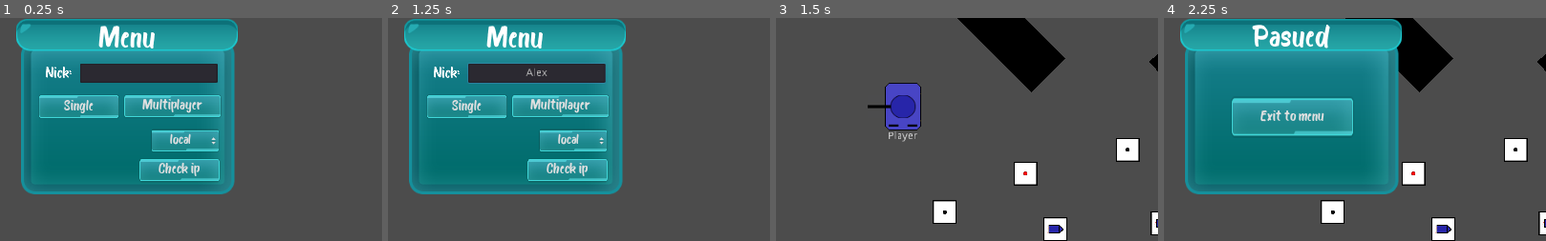
Above: before the commit, frames 1-4 (left to right).
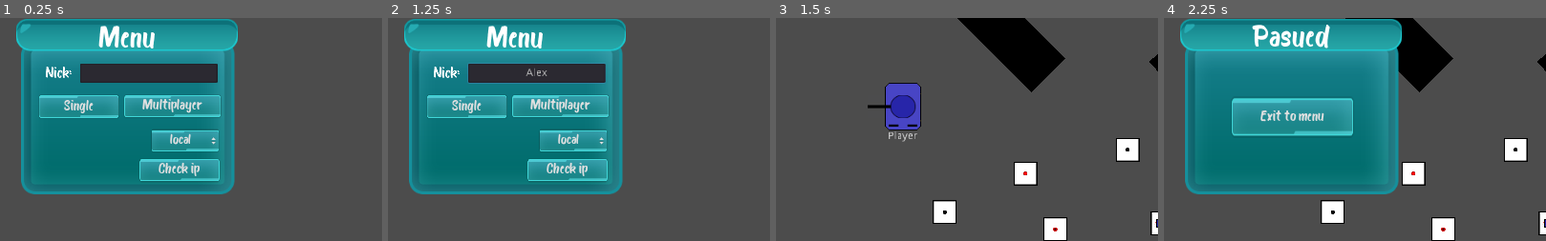
Above: after the commit, the same moments.

Repository: mm-102/godot_tanks
Game: Godot game, scene res://Main.tscn
The game is run twice, just before and just after one commit, with the same random seed, the same clock (stepped at 60 frames per second) and the same inputs.
Inputs (mouse positions are % of the whole screen's width and height, from its top left):
- Up to frame 1 (0.25 s): no input
- Up to frame 2 (1.25 s): click (53, 42) at 0.52 s; type "Alex" at 0.6 s
- Up to frame 3 (1.5 s): click "Single" at 1.25 s
- Up to frame 4 (2.25 s): click (98, 3) at 2 s
The pictures show only the part of the screen within x 33-83%, y 30-80%; the shares and areas given below are measured in that part.

Frames 1-2 are identical in both runs. In frame 3, 0.1% of the frame differs, in the area x 71-76%, y 92-97%; in frame 4, 0.1%.

Commit message:
Add Fireball + bugfix:  - queue_free VisibilityNotiyfier2D when creating corpse

Diff:
--- a/Global/Ammunition.gd
+++ b/Global/Ammunition.gd
@@ -1,7 +1,7 @@
 extends Reference
 class_name Ammunition
 
-enum TYPES{BULLET, ROCKET, FRAG_BOMB, LASER, LASER_BULLET}
+enum TYPES{BULLET, ROCKET, FRAG_BOMB, LASER, LASER_BULLET, FIREBALL}
 
 
 const _ammo_tscn = {
@@ -9,7 +9,8 @@
 	TYPES.ROCKET: preload("res://Player/Projectiles/Rocket.tscn"),
 	TYPES.FRAG_BOMB: preload("res://Player/Projectiles/FragBomb.tscn"),
 	TYPES.LASER: preload("res://Player/Projectiles/LaserBeam.tscn"),
-	TYPES.LASER_BULLET: preload("res://Player/Projectiles/LaserBullet.tscn")
+	TYPES.LASER_BULLET: preload("res://Player/Projectiles/LaserBullet.tscn"),
+	TYPES.FIREBALL: preload("res://Player/Projectiles/Fireball.tscn")
 }
 
 const _ammo_box_texture = {
@@ -17,7 +18,8 @@
 	TYPES.ROCKET: preload("res://textures/rocket.png"),
 	TYPES.FRAG_BOMB: preload("res://textures/bullet.png"),
 	TYPES.LASER: preload("res://textures/laser_box.png"),
-	TYPES.LASER_BULLET: preload("res://textures/laser_bullet_box.png")
+	TYPES.LASER_BULLET: preload("res://textures/laser_bullet_box.png"),
+	TYPES.FIREBALL: preload("res://textures/fireball_box.png")
 }
 
 
--- a/Multiplayer/Game/Game.gd
+++ b/Multiplayer/Game/Game.gd
@@ -47,7 +47,9 @@
 
 func player_destroyed(player_id, _position, _rotation, projectile_name):
 	if projectile_name != null:
-		get_node_or_null("/root/Main/Game/Projectiles/" + projectile_name).die()
+		var projectile = get_node_or_null("/root/Main/Game/Projectiles/" + projectile_name)
+		if projectile != null:
+			projectile.die()
 	get_node("Players/" + str(player_id)).die()
 	create_corpse(player_id, _position, _rotation)
 
@@ -71,6 +73,7 @@
 	static_body2d.get_node("%Turret").queue_free()
 	static_body2d.get_node("%RemoteTransform2D").queue_free()
 	static_body2d.get_node("%CanvasLayer").queue_free()
+	static_body2d.get_node("%VisibilityNotifier2D").queue_free()
 
 	var lifeTime = Timer.new()
 	lifeTime.wait_time = CORPSE_LIFE_TIME
--- /dev/null
+++ b/Player/Player_GUI/FireballCounter.tscn
@@ -0,0 +1,15 @@
+[gd_scene load_steps=3 format=2]
+
+[ext_resource path="res://Player/Player_GUI/AmmoCounter.tscn" type="PackedScene" id=1]
+[ext_resource path="res://textures/fireball_box.png" type="Texture" id=2]
+
+[node name="FireballCounter" instance=ExtResource( 1 )]
+
+[node name="Icon" parent="Background" index="1"]
+margin_left = 10.0
+margin_top = 9.0
+margin_right = 50.0
+margin_bottom = 49.0
+rect_scale = Vector2( 0.5, 0.5 )
+texture = ExtResource( 2 )
+expand = true
--- a/Player/Player_GUI/GUI.gd
+++ b/Player/Player_GUI/GUI.gd
@@ -10,7 +10,8 @@
 	Ammunition.TYPES.ROCKET : preload("res://Player/Player_GUI/RocketCounter.tscn"),
 	Ammunition.TYPES.FRAG_BOMB : preload("res://Player/Player_GUI/FragBombCounter.tscn"),
 	Ammunition.TYPES.LASER : preload("res://Player/Player_GUI/LaserCounter.tscn"),
-	Ammunition.TYPES.LASER_BULLET : preload("res://Player/Player_GUI/LaserBulletCounter.tscn")
+	Ammunition.TYPES.LASER_BULLET : preload("res://Player/Player_GUI/LaserBulletCounter.tscn"),
+	Ammunition.TYPES.FIREBALL : preload("res://Player/Player_GUI/FireballCounter.tscn")
 }
 
 onready var scores_node = $"Scoreboard/Scores"
--- /dev/null
+++ b/Player/Projectiles/Fireball.gd
@@ -0,0 +1,25 @@
+extends Projectile
+
+const explosion_particles_tsnc = preload("res://Player/Projectiles/FireballExplosionParticles.tscn")
+
+onready var is_multiplayer = get_node("/root/Main").is_multiplayer
+
+func die():
+	explode()
+
+
+func _on_Fireball_body_entered(_body):
+	# explode when fireball touch ANYTHING
+	explode()
+
+
+func explode():
+	var explosion_particles = explosion_particles_tsnc.instance()
+	explosion_particles.global_position = global_position
+	explosion_particles.one_shot = true
+	get_node("/root/Main/Game/Projectiles/").call_deferred("add_child", explosion_particles)
+
+	for body in $ExplosionArea.get_overlapping_bodies():
+		if body.is_in_group("Projectiles") or (body.is_in_group("Players") and !is_multiplayer):
+			body.die()
+	.die()
--- /dev/null
+++ b/Player/Projectiles/Fireball.tscn
@@ -0,0 +1,81 @@
+[gd_scene load_steps=11 format=2]
+
+[ext_resource path="res://textures/bullet.png" type="Texture" id=1]
+[ext_resource path="res://Player/Projectiles/Fireball.gd" type="Script" id=2]
+
+[sub_resource type="PhysicsMaterial" id=5]
+friction = 0.0
+bounce = 1.0
+
+[sub_resource type="CircleShape2D" id=1]
+
+[sub_resource type="Gradient" id=2]
+colors = PoolColorArray( 1, 0, 0, 1, 0.859863, 0.731666, 0.157866, 1 )
+
+[sub_resource type="GradientTexture" id=3]
+gradient = SubResource( 2 )
+
+[sub_resource type="Curve" id=6]
+max_value = 100.0
+_data = [ Vector2( 0, 1 ), 0.0, 0.0, 0, 0, Vector2( 1, 50.5682 ), 0.0, 0.0, 0, 0 ]
+
+[sub_resource type="CurveTexture" id=7]
+curve = SubResource( 6 )
+
+[sub_resource type="ParticlesMaterial" id=4]
+emission_shape = 1
+emission_sphere_radius = 8.0
+flag_disable_z = true
+spread = 180.0
+gravity = Vector3( 0, 0, 0 )
+initial_velocity = 30.0
+initial_velocity_random = 0.5
+angular_velocity = 90.0
+angular_velocity_random = 0.3
+orbit_velocity = 0.0
+orbit_velocity_random = 0.0
+damping_curve = SubResource( 7 )
+scale = 5.0
+color_ramp = SubResource( 3 )
+
+[sub_resource type="CircleShape2D" id=8]
+radius = 200.0
+
+[node name="Fireball" type="RigidBody2D"]
+collision_mask = 5
+physics_material_override = SubResource( 5 )
+gravity_scale = 0.0
+contacts_reported = 1
+contact_monitor = true
+linear_damp = 0.0
+script = ExtResource( 2 )
+
+[node name="CollisionShape2D" type="CollisionShape2D" parent="."]
+shape = SubResource( 1 )
+
+[node name="LifeTime" type="Timer" parent="."]
+wait_time = 10.0
+one_shot = true
+autostart = true
+
+[node name="Particles2D" type="Particles2D" parent="."]
+amount = 40
+lifetime = 0.5
+local_coords = false
+process_material = SubResource( 4 )
+
+[node name="Sprite" type="Sprite" parent="."]
+scale = Vector2( 0.5, 0.5 )
+texture = ExtResource( 1 )
+
+[node name="ExplosionArea" type="Area2D" parent="."]
+collision_layer = 0
+collision_mask = 3
+monitorable = false
+gravity = 0.0
+
+[node name="CollisionShape2D" type="CollisionShape2D" parent="ExplosionArea"]
+shape = SubResource( 8 )
+
+[connection signal="body_entered" from="." to="." method="_on_Fireball_body_entered"]
+[connection signal="timeout" from="LifeTime" to="." method="_on_LifeTime_timeout"]
--- /dev/null
+++ b/Player/Projectiles/FireballExplosionParticles.tscn
@@ -0,0 +1,37 @@
+[gd_scene load_steps=6 format=2]
+
+[sub_resource type="Gradient" id=1]
+colors = PoolColorArray( 1, 0, 0, 1, 1, 0.46875, 0, 1 )
+
+[sub_resource type="GradientTexture" id=2]
+gradient = SubResource( 1 )
+
+[sub_resource type="Curve" id=3]
+max_value = 100.0
+_data = [ Vector2( 0, 1 ), 0.0, 0.0, 0, 0, Vector2( 1, 55.6818 ), 0.0, 0.0, 0, 0 ]
+
+[sub_resource type="CurveTexture" id=4]
+curve = SubResource( 3 )
+
+[sub_resource type="ParticlesMaterial" id=5]
+emission_shape = 1
+emission_sphere_radius = 8.0
+flag_disable_z = true
+spread = 180.0
+gravity = Vector3( 0, 0, 0 )
+initial_velocity = 300.0
+angular_velocity = 90.0
+angular_velocity_random = 0.3
+orbit_velocity = 0.0
+orbit_velocity_random = 0.0
+damping_curve = SubResource( 4 )
+scale = 5.0
+color_ramp = SubResource( 2 )
+
+[node name="FireballExplosionParticles" type="Particles2D"]
+amount = 300
+lifetime = 0.7
+explosiveness = 0.6
+visibility_rect = Rect2( -200, -200, 400, 400 )
+local_coords = false
+process_material = SubResource( 5 )
--- a/Player/Tank/TankTemplate.tscn
+++ b/Player/Tank/TankTemplate.tscn
@@ -106,7 +106,8 @@
 align = 1
 
 [node name="VisibilityNotifier2D" type="VisibilityNotifier2D" parent="."]
-rect = Rect2( -5, -5, 10, 10 )
+unique_name_in_owner = true
+rect = Rect2( -1, -1, 2, 2 )
 
 [connection signal="animation_finished" from="AnimationPlayer" to="." method="_on_AnimationPlayer_animation_finished"]
 [connection signal="screen_entered" from="VisibilityNotifier2D" to="." method="_on_screen_entered"]
--- a/Singleplayer.tscn
+++ b/Singleplayer.tscn
@@ -47,6 +47,7 @@
 
 [node name="AmmoBox4" parent="Objects" instance=ExtResource( 3 )]
 position = Vector2( 438, 527 )
+type = 5
 
 [node name="AmmoBox5" parent="Objects" instance=ExtResource( 3 )]
 position = Vector2( 290, 504 )
Binary file added: textures/fireball_box.png
Not shown, added: textures/fireball_box.png.import
